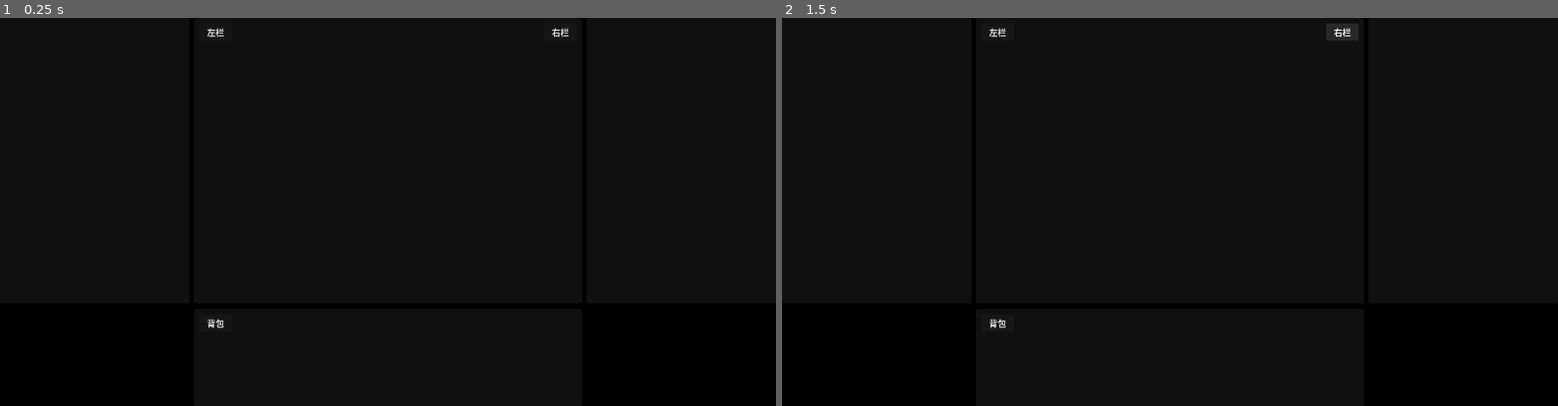
Above: before the commit, frames 1-2 (left to right).
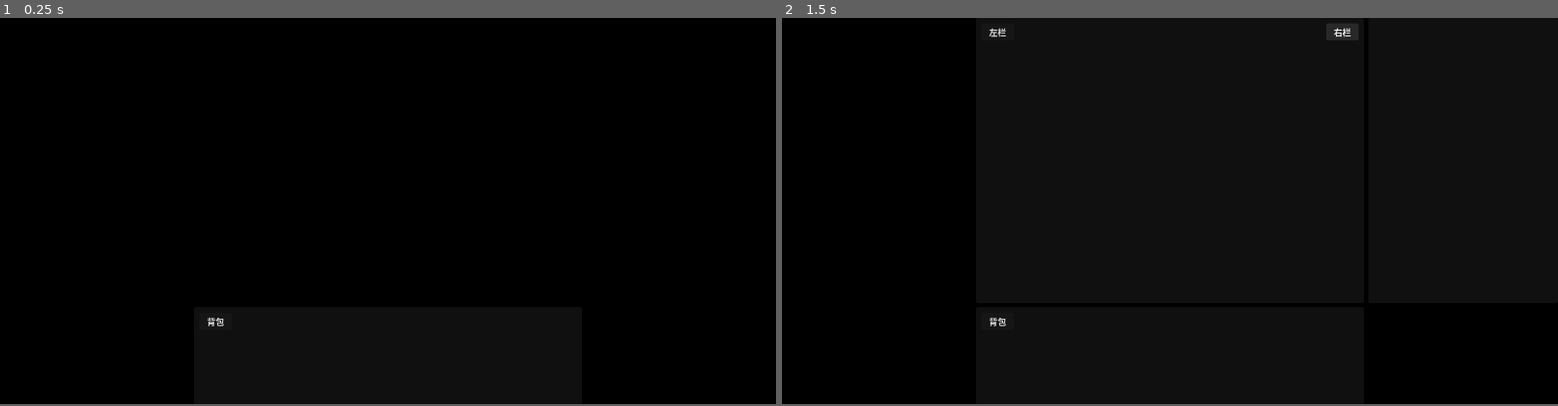
Above: after the commit, the same moments.

Repository: xiaowei2016/roguefall
Game: Godot game, scene res://scenes/main.tscn
Two runs of this game, one before a commit and one after it. Both use one fixed random seed, a clock stepped at 60 frames per second and the inputs below.
Inputs:
- Up to frame 1 (0.25 s): no input
- Up to frame 2 (1.5 s): click "左栏" (after the commit: "背包") at 0.5 s; click "右栏" at 1.25 s
In our replay, the window is 800x400 before the commit and 800x398 after it. These sizes can differ from the game's own. Grey fills any space a smaller window leaves; there, only what the larger window draws over its background counts as a difference.

The runs differ from the first frame. In frame 1, 0.1% of the frame differs, in the area x 26-74%, y 2-80%; in frame 2, less than 0.1%.
Error before the commit: Parse Error: Cannot infer the type of "max_bbx" variable because the value doesn't have a set type. (res://scripts/main.gd:86)

Commit message:
fix: remove midpoint adsorption, use _battle_local_x persistence

Diff:
--- a/scripts/main.gd
+++ b/scripts/main.gd
@@ -18,13 +18,17 @@
 var _loading := true
 var _current_mode := -1
 var _dragging := false
-var _drag_start_mouse := Vector2i()
-var _drag_start_anchor_x := 0
-var _drag_start_anchor_y := 0
-
-# BattleBar 屏幕坐标锚点，所有布局从此推导
+
+# 拖拽：鼠标屏幕坐标与锚点之间的固定偏移
+var _drag_offset_x := 0
+var _drag_offset_y := 0
+
+# BattleBar 屏幕坐标锚点，每次布局后从 win + battle_bar 刷新
 var _battle_anchor_screen_x := 0
 var _battle_anchor_screen_y := 0
+
+# BattleBar 在窗口内的当前 x，跨模式保持（拖拽后记忆位置）
+var _battle_local_x: int = 0
 
 @onready var battle_bar := $PanelRoot/BattleBar
 @onready var left_panel := $PanelRoot/LeftPanel
@@ -54,15 +58,16 @@
 	if not _load_position():
 		_center_on_screen()
 
-	# 从当前窗口位置和 tscn 默认 battle_bar 位置推导初始锚点
+	# 从当前窗口位置和 tscn 默认 battle_bar 位置推导初始值
 	_battle_anchor_screen_x = win.position.x + int(battle_bar.position.x)
 	_battle_anchor_screen_y = win.position.y + int(battle_bar.position.y)
+	_battle_local_x = int(battle_bar.position.x)
 
 	_apply_mode(Mode.BATTLE_ONLY)
 	_loading = false
-	print("[roguefall] INIT OK  mode=%d  win=(%d,%d)  size=(%d,%d)  anchor=(%d,%d)" % [
+	print("[roguefall] INIT OK  mode=%d  win=(%d,%d)  size=(%d,%d)  anchor=(%d,%d)  local_x=%d" % [
 		_current_mode, win.position.x, win.position.y, win.size.x, win.size.y,
-		_battle_anchor_screen_x, _battle_anchor_screen_y
+		_battle_anchor_screen_x, _battle_anchor_screen_y, _battle_local_x
 	])
 
 
@@ -82,16 +87,16 @@
 
 # ===== BattleBar local_x 合法范围（当前模式） =====
 func _get_bbx_range() -> Array:
-	var min_bbx := 0
-	var max_bbx := WIN_W - battle_bar.size.x  # 720
+	var min_bbx: int = 0
+	var max_bbx: int = WIN_W - int(battle_bar.size.x)  # 720
 	match _current_mode:
 		Mode.LEFT_CENTER_BATTLE:
-			min_bbx = PW + GAP  # 360：左栏左边缘不超窗口左界
+			min_bbx = PW + GAP  # 360
 		Mode.CENTER_RIGHT_BATTLE:
-			max_bbx = WIN_W - CW - GAP - PW  # 360：右栏右边缘不超窗口右界
+			max_bbx = WIN_W - CW - GAP - PW  # 360
 		Mode.FULL:
 			min_bbx = PW + GAP      # 360
-			max_bbx = WIN_W - CW - GAP - PW  # 360 → 锁死
+			max_bbx = WIN_W - CW - GAP - PW  # 360
 	return [min_bbx, max_bbx]
 
 
@@ -117,17 +122,18 @@
 		win.position.y = _battle_anchor_screen_y - FLIP_BOT
 
 	battle_bar.position.y = battle_y
-	# 更新垂直锚点以匹配 pos 变化
 	_battle_anchor_screen_y = win.position.y + battle_y
 
-	# ---- 水平（新：从锚点反算） ----
+	# ---- 水平：优先保持 _battle_local_x，只在必要时 clamp ----
 	var range := _get_bbx_range()
 	var min_bbx := range[0] as int
 	var max_bbx := range[1] as int
 
-	# 将窗口定位到 BattleBar 锚点在合法范围中间
-	var ideal_bbx := (min_bbx + max_bbx) / 2
-	win.position.x = _battle_anchor_screen_x - ideal_bbx
+	# 当前模式 clamp _battle_local_x
+	_battle_local_x = clampi(_battle_local_x, min_bbx, max_bbx)
+
+	# 窗口定位使得 BattleBar 在窗口内位置 = _battle_local_x
+	win.position.x = _battle_anchor_screen_x - _battle_local_x
 
 	# 窗口不越屏幕
 	var screen_min_x := screen.position.x + EDGE_MARGIN
@@ -135,9 +141,12 @@
 	if screen_max_x >= screen_min_x:
 		win.position.x = clampi(win.position.x, screen_min_x, screen_max_x)
 
-	# 反算 battle_bar.x，并钳位到当前模式合法范围
+	# 窗口 clamp 后反算 BattleBar 实际落点，并再钳位到模式范围
 	var bbx := clampi(_battle_anchor_screen_x - win.position.x, min_bbx, max_bbx)
 	battle_bar.position.x = bbx
+
+	# 持久化本次落点，供下次布局保持
+	_battle_local_x = bbx
 
 	# Center / Left / Right 全部从 battle_bar.x 推导
 	var cx := bbx
@@ -153,9 +162,11 @@
 		_current_mode, win.position.x, win.position.y,
 		bbx, battle_y, _battle_anchor_screen_y, flipped, panel_y
 	])
-	print("  L(%d,%d)  C(%d,%d)  R(%d,%d)  bbx_range=[%d,%d]  anchor_screen_x=%d" % [
-		lx, panel_y, cx, panel_y, rx, panel_y,
-		min_bbx, max_bbx, _battle_anchor_screen_x
+	print("  L(%d,%d)  C(%d,%d)  R(%d,%d)  bbx_range=[%d,%d]" % [
+		lx, panel_y, cx, panel_y, rx, panel_y, min_bbx, max_bbx
+	])
+	print("  anchor_screen_x=%d  battle_local_x=%d" % [
+		_battle_anchor_screen_x, _battle_local_x
 	])
 
 
@@ -164,12 +175,12 @@
 	pass  # 穿透暂时废除，等 BattleBar / 三栏布局稳定后再接入
 
 
-# ===== 拖拽 =====
+# ===== 拖拽：屏幕坐标 + 每帧 _do_layout =====
 func start_drag() -> void:
 	_dragging = true
-	_drag_start_mouse = Vector2i(DisplayServer.mouse_get_position())
-	_drag_start_anchor_x = _battle_anchor_screen_x
-	_drag_start_anchor_y = _battle_anchor_screen_y
+	var mouse_screen := Vector2i(DisplayServer.mouse_get_position())
+	_drag_offset_x = _battle_anchor_screen_x - mouse_screen.x
+	_drag_offset_y = _battle_anchor_screen_y - mouse_screen.y
 
 
 func end_drag() -> void:
@@ -182,22 +193,24 @@
 func _process(_delta: float) -> void:
 	if not _dragging:
 		return
-	var delta := Vector2i(DisplayServer.mouse_get_position()) - _drag_start_mouse
-
+
+	var mouse_screen := Vector2i(DisplayServer.mouse_get_position())
 	var win := get_window()
 	var screen := DisplayServer.screen_get_usable_rect(win.current_screen)
 
-	# 从锚点 + 鼠标偏移计算新锚点，只 clamp BattleBar 自身屏幕矩形
-	var ax := _drag_start_anchor_x + delta.x
-	var ay := _drag_start_anchor_y + delta.y
-	ax = clampi(ax, screen.position.x + EDGE_MARGIN, screen.position.x + screen.size.x - battle_bar.size.x - EDGE_MARGIN)
+	# 锚点 = 鼠标屏幕坐标 + 固定偏移
+	var ax := mouse_screen.x + _drag_offset_x
+	var ay := mouse_screen.y + _drag_offset_y
+
+	# 只 clamp BattleBar 自身屏幕矩形
+	ax = clampi(ax, screen.position.x + EDGE_MARGIN, screen.position.x + screen.size.x - int(battle_bar.size.x) - EDGE_MARGIN)
 	ay = clampi(ay, screen.position.y + EDGE_MARGIN, screen.position.y + screen.size.y - BATTLE_H - EDGE_MARGIN)
 
 	_battle_anchor_screen_x = ax
 	_battle_anchor_screen_y = ay
 
-	# 移动窗口使 BattleBar 保持在锚点位置
-	win.position = Vector2i(ax - int(battle_bar.position.x), ay - int(battle_bar.position.y))
+	# 每帧调用 _do_layout 保持落点一致，不直接设 win.position
+	_do_layout()
 
 
 # ===== 持久化 =====
